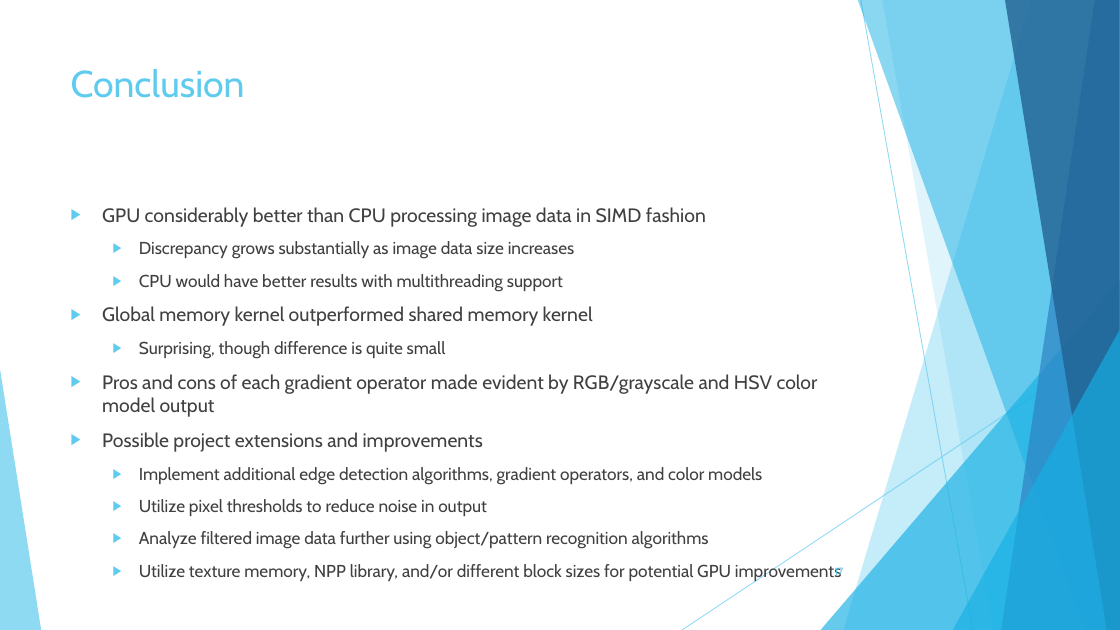
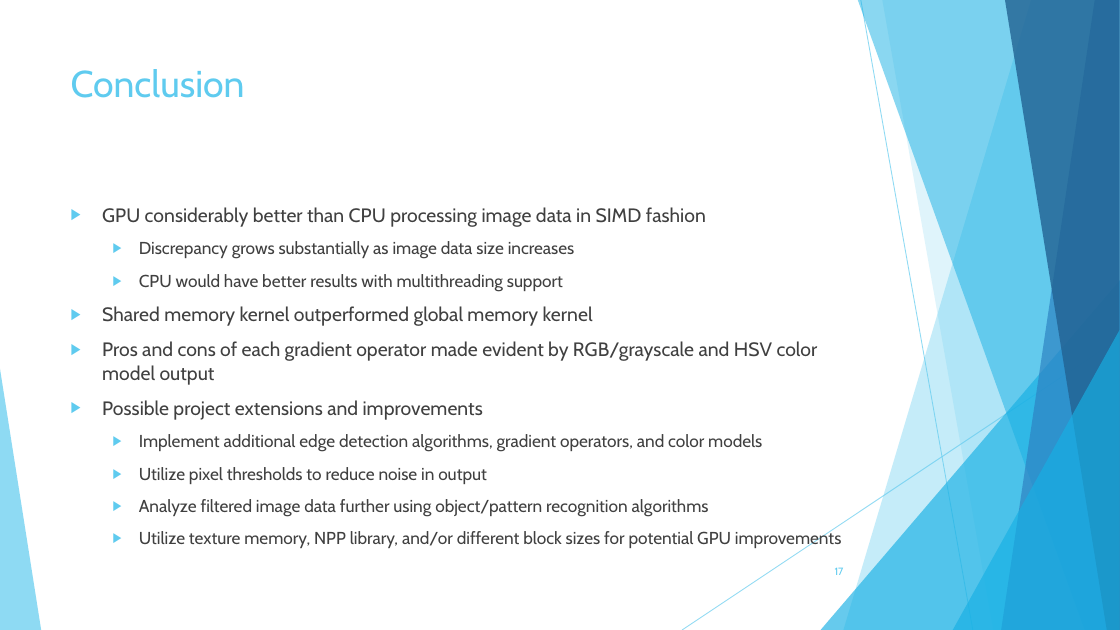
Before and after one commit to miles885/GPU_Course_Project, a slide deck: slide 17 of Course_Project_Edge_Detection_Gapcynski.pptx. Drawn at 1120x630 pixels with LibreOffice and Linux fonts; fonts in the diff are those of the drawing. Boxes give left, top, right and bottom in pixels: in the first picture for what was removed or moved away, otherwise in the second. Text is boxed around its words. In the diff, an @@ line names an element or a change of style, - is before the commit and + after.

```diff
--- a/Course_Project_Edge_Detection_Gapcynski.pptx
+++ b/Course_Project_Edge_Detection_Gapcynski.pptx
@@ text at [102,306,593,326]: text changed @@
-▶ Global memory kernel outperformed shared memory kernel
-  ▶ Surprising, though difference is quite small
+▶ Shared memory kernel outperformed global memory kernel
```
Also in this commit, not shown: 2 other slides changed, 1 other file.
